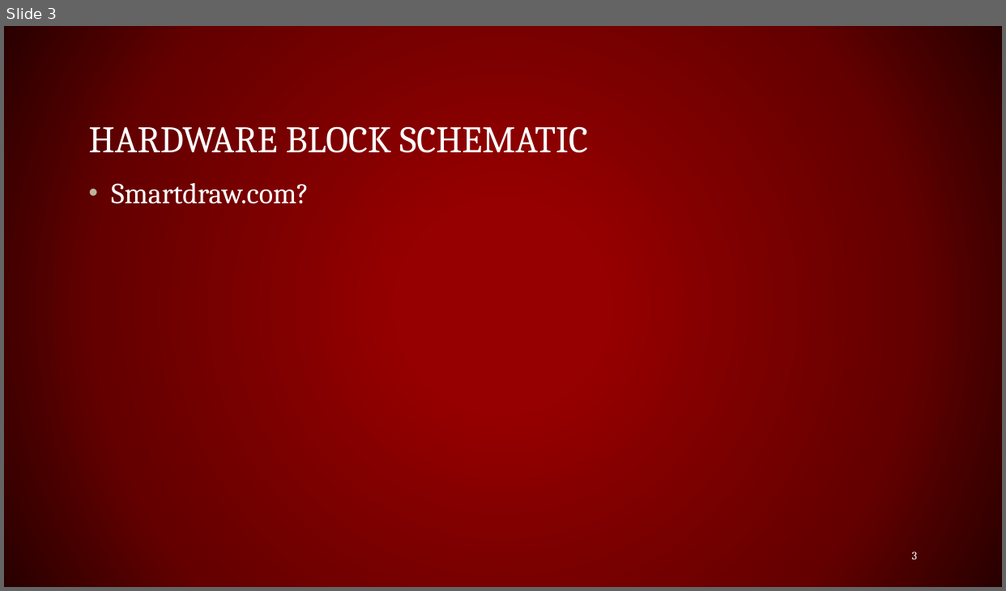
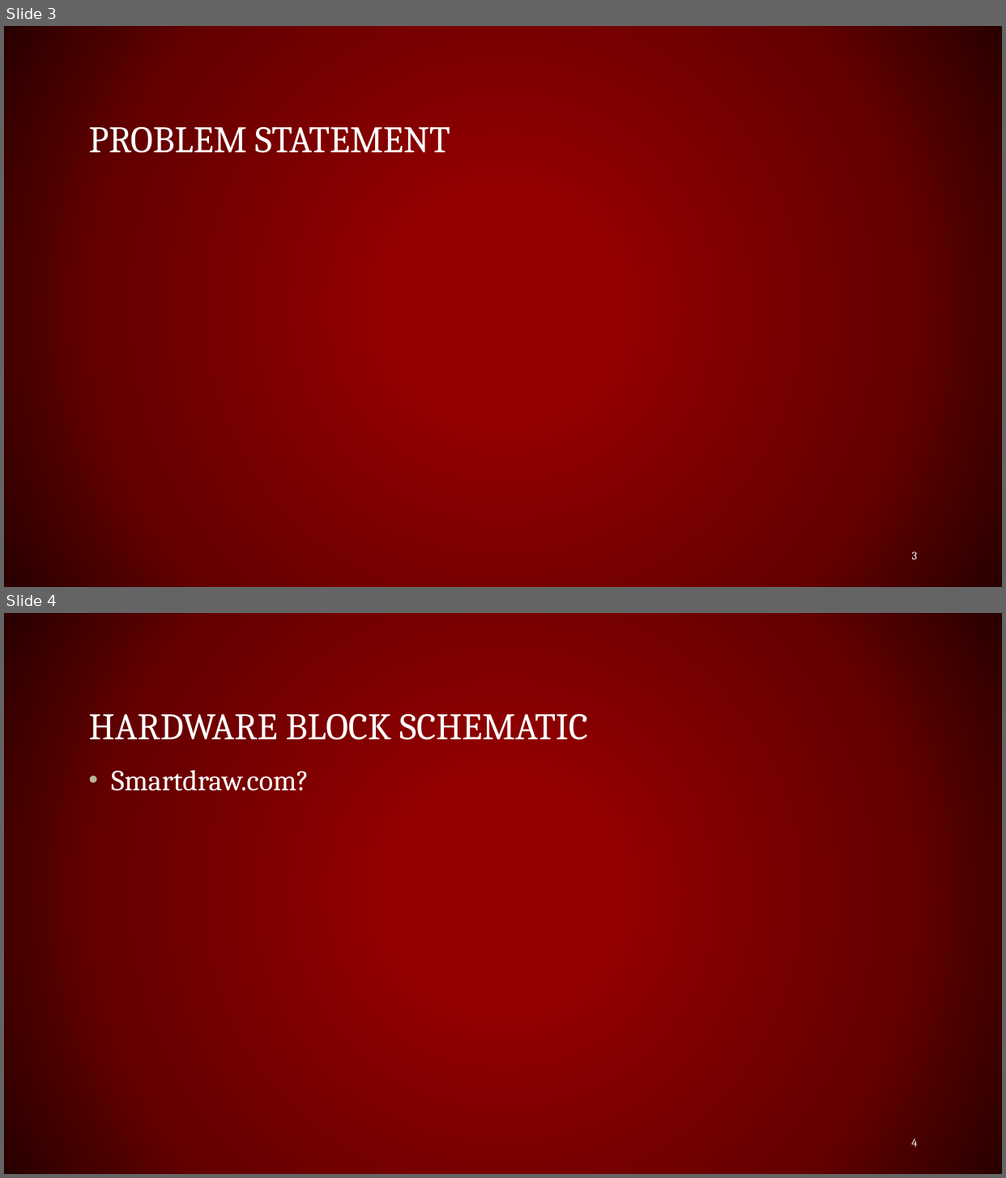
Before and after one commit to lmilam/Project-Lab-1-Group-4-, a slide deck: Group4Prez.pptx. Shown one above the other, each under a label of ours: slide 3 before the commit, slides 3 and 4 after it. The pictures are 1006x591 and 1006x1178 pixels, drawn with LibreOffice and Linux fonts; fonts in the diff are those of the drawing. Boxes give left, top, right and bottom in pixels: in the first picture for what was removed or moved away, otherwise in the second. Text is boxed around its words. In the diff, an @@ line names an element or a change of style, - is before the commit and + after.

```diff
--- a/Group4Prez.pptx
+++ b/Group4Prez.pptx
@@ slide 3 added at (4, 26, 1002, 587), background gradient #960000 to #650000 to #290000 @@
@@ title added at (89, 126, 450, 153), 36 pt, text #FFFFFF @@
+PROBLEM STATEMENT
@@ page number added at (912, 552, 918, 560), 11 pt, text #FFFFFF @@
+3
@@ what was slide 3 is now slide 4 @@
@@ page number at (911, 1139, 917, 1147): text changed @@
-3
+4
```
Also in this commit, not shown: 3 slides changed, 1 other slide added, 1 slide removed.
